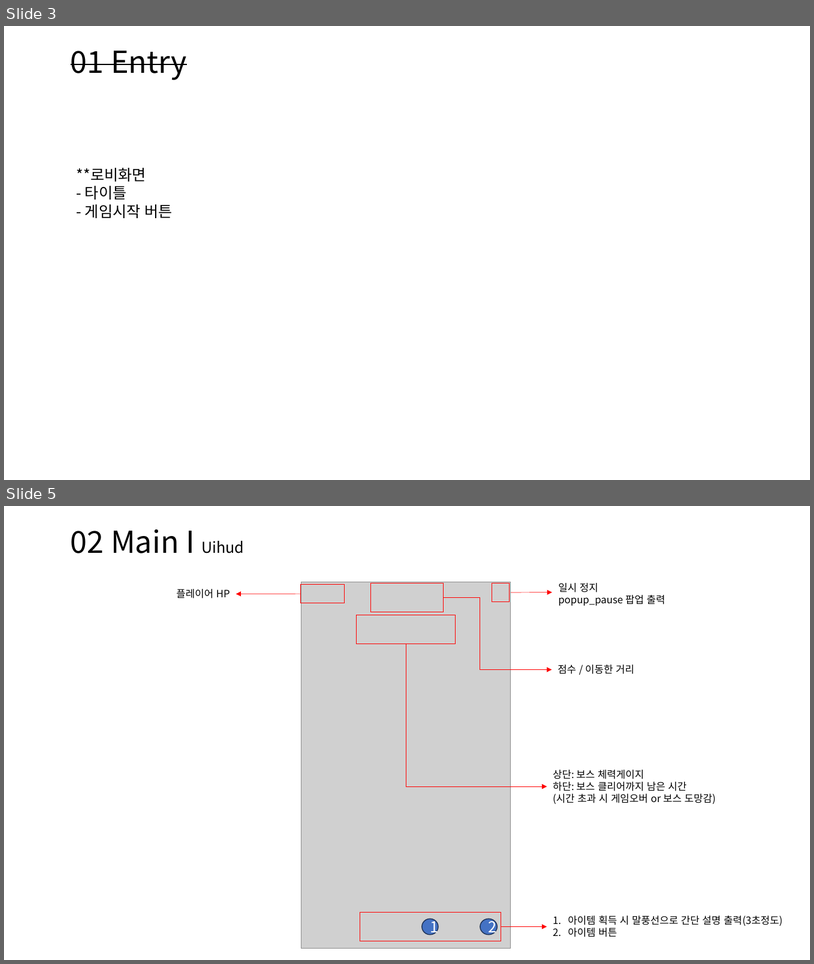
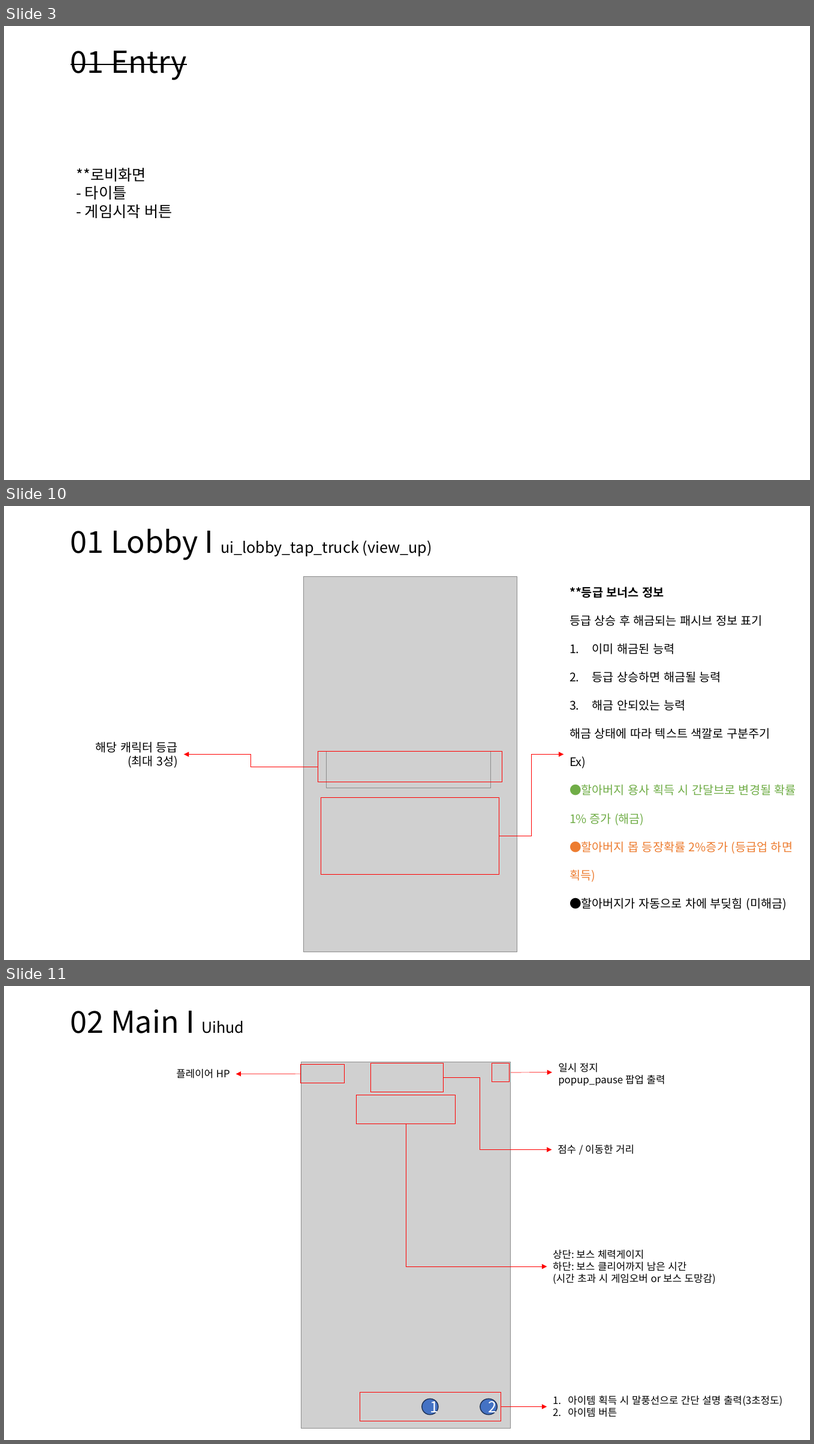
Before and after one commit to scorchLand/kci, a slide deck: 기획서/용사트럭 UI.pptx. Shown one above the other, each under a label of ours: slides 3 and 5 before the commit, slides 3, 10 and 11 after it; the slides between them are not shown. The pictures are 814x964 and 814x1444 pixels, drawn with LibreOffice and Linux fonts; fonts in the diff are those of the drawing; grey boxes stand for pictures. Boxes give left, top, right and bottom in pixels: in the first picture for what was removed or moved away, otherwise in the second. Text is boxed around its words. In the diff, an @@ line names an element or a change of style, - is before the commit and + after.

```diff
--- a/기획서/용사트럭 UI.pptx
+++ b/기획서/용사트럭 UI.pptx
@@ slide 10 added at (x1=4, y1=506, x2=810, y2=960), background #FFFFFF @@
@@ text added at (x1=71, y1=529, x2=432, y2=560), 18 pt, text #000000 @@
+01 Lobby I ui_lobby_tap_truck (view_up)
@@ picture added at (x1=304, y1=577, x2=517, y2=952) @@
@@ text added at (x1=570, y1=586, x2=797, y2=910), 14 pt, text #000000 @@
+**등급 보너스 정보
+등급 상승 후 해금되는 패시브 정보 표기
+1. 이미 해금된 능력
+2. 등급 상승하면 해금될 능력
+3. 해금 안되있는 능력
+해금 상태에 따라 텍스트 색깔로 구분주기
+Ex)
+●할아버지 용사 획득 시 간달브로 변경될 확률 1% 증가 (해금)
+●할아버지 몹 등장확률 2%증가 (등급업 하면 획득)
+●할아버지가 자동으로 차에 부딪힘 (미해금)
@@ text added at (x1=95, y1=741, x2=178, y2=768), 14 pt, text #000000 @@
+해당 캐릭터 등급
+(최대 3성)
@@ elbow arrow added from (318, 766) to (184, 754), #FF0000 0.5 pt @@
@@ rectangle added at (x1=318, y1=751, x2=503, y2=782), outline #FF0000 0.75 pt @@
@@ picture added at (x1=327, y1=751, x2=492, y2=788) @@
@@ elbow arrow added from (500, 835) to (564, 754), #FF0000 0.5 pt @@
@@ rectangle added at (x1=321, y1=798, x2=500, y2=874), outline #FF0000 0.75 pt @@
@@ what was slide 5 is now slide 11 @@
```
Also in this commit, not shown: 2 slides changed, 5 other slides added, 1 other file.
